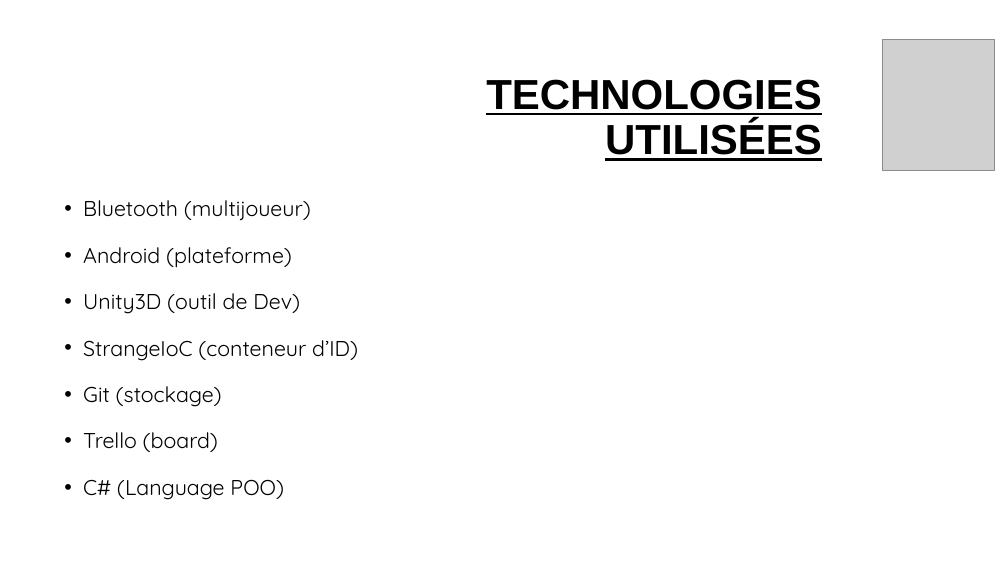
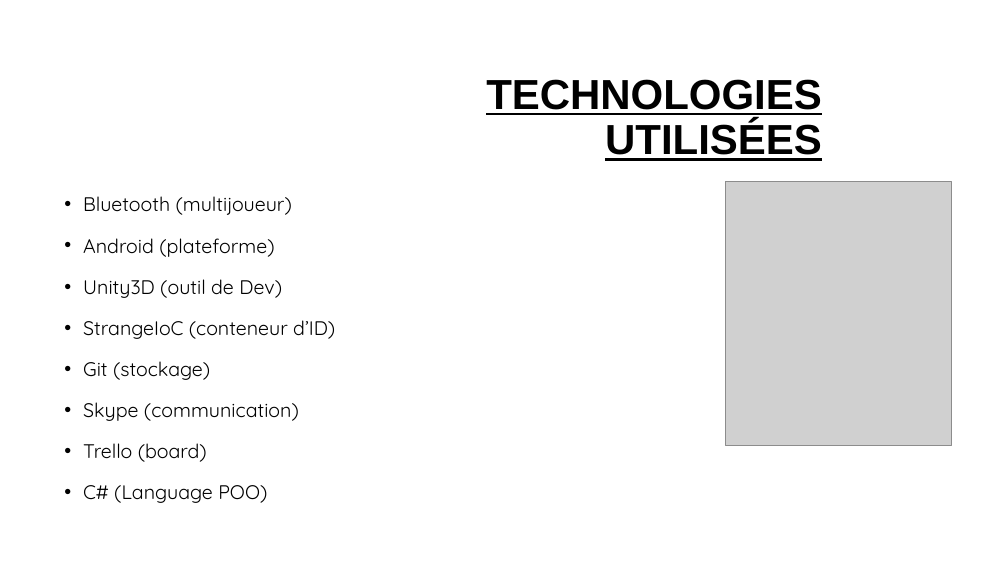
Before and after one commit to jerometea/Projet-BlueTouffe, a slide deck: slide 4 of Avant-projet/Présentation1.pptx (slide 3 before the commit). Drawn at 1008x567 pixels with LibreOffice and Linux fonts; fonts in the diff are those of the drawing; grey boxes stand for pictures; background and template pictures are left out. Boxes give left, top, right and bottom in pixels: in the first picture for what was removed or moved away, otherwise in the second. Text is boxed around its words. In the diff, an @@ line names an element or a change of style, - is before the commit and + after.

Commit message:
ppt done

```diff
--- a/Avant-projet/Présentation1.pptx
+++ b/Avant-projet/Présentation1.pptx
@@ text at [83, 196, 335, 503]: size 20.4 to 18.7 pt in "Bluetooth (multijoueur)", "Android (plateforme)", "Unity3D (outil de Dev)", "StrangeIoC (conteneur d’ID)" and 3 more places; line spacing 1.4 to 1.3 @@
@@ picture: place and size @@
-picture at [883, 39, 995, 170]
+picture at [726, 181, 952, 446]
@@ text at [83, 402, 299, 421]: paragraph added @@
+• Skype (communication)
```
Also in this commit, not shown: 2 other slides changed, 3 slides added.
